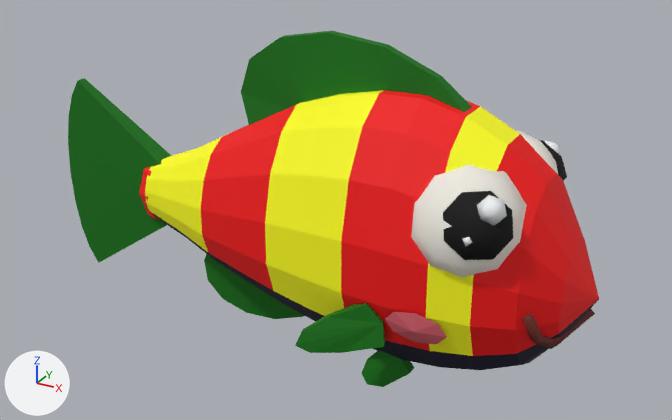
What one commit did to the glTF model public/models/fish-ca-he.glb.
Camera for both pictures: a camera (50 mm lens) standing at (0.658, -1.057, 0.56) and looking at (0.057, 0.036, 0.014). The axes (+X, +Y, +Z) are drawn at lower left. The lights are the same throughout. The first picture is the older version. Where no turn or scale is listed for an object, it has been applied to the vertices. Vertices at exactly the same position are counted once.

The older version as bpy lines, for what is in view:
```python
me_round_body_007 = bpy.data.meshes.new('round-body.007')
me_round_body_007.from_pydata(...)  # 468 vertices, 864 faces; spans x -0.254..0.453, y -0.171..0.171, z -0.184..0.285
me_round_body_007.materials.append(mat_fish_body_ca_he)
me_round_body_007.materials.append(mat_fish_belly_ca_he)
me_round_body_007.materials.append(mat_fish_mark_ca_he)
me_round_body_007.materials.append(mat_fish_fin_ca_he)
me_round_body_007.materials.append(mat_cf4f1ea)
me_round_body_007.materials.append(mat_c161212)
me_round_body_007.materials.append(mat_cf6f8fa)
me_round_body_007.materials.append(mat_ce3828e)
me_round_body_007.materials.append(mat_c8c4c44)
me_round_tail_007 = bpy.data.meshes.new('round-tail.007')
me_round_tail_007.from_pydata(...)  # 50 vertices, 92 faces; spans x -0.18..0.04, y -0.037..0.037, z -0.16..0.16
# faces by material slot: [44, 48]
me_round_tail_007.materials.append(mat_fish_fin_ca_he)
me_round_tail_007.materials.append(mat_fish_body_ca_he)
ob_body = bpy.data.objects.new('body', me_round_body_007)
ob_body.location = (0.0, 0.0, 0.0)
ob_tail = bpy.data.objects.new('tail', me_round_tail_007)
ob_tail.location = (-0.24, 0.0, 0.0)
```
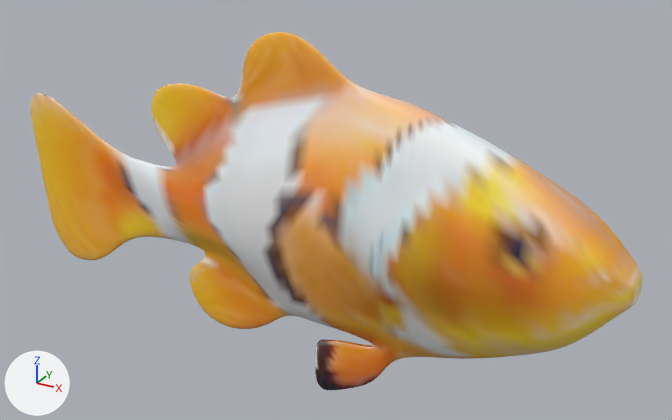
Where the change shows, as pixel boxes [x1, y1, x2, y2] in the pictures (672 x 420 px):
'body', reshaped, recoloured (35% wider): before [145, 31, 599, 387]; after [30, 32, 642, 390]
'tail', deleted (green): before [68, 78, 171, 263]
    faces in mat_fish_fin_ca_he: [68, 78, 171, 263]
    faces in mat_fish_body_ca_he: [139, 167, 159, 220]
part 1 of me_round_body_007, rebuilt (35% wider, 28% taller): before [145, 90, 599, 370]; after [30, 32, 642, 390]
part 2 of me_round_body_007, deleted: before [204, 31, 595, 387]

Diff of the bpy script that builds the scene:
```diff
--- a/public/models/fish-ca-he.glb.py
+++ b/public/models/fish-ca-he.glb.py
@@ mat_defaultmaterial @@
+mat_defaultmaterial = bpy.data.materials.new('DefaultMaterial')
+mat_defaultmaterial.use_nodes = True; mat_defaultmaterial.node_tree.nodes.clear()
+_N = mat_defaultmaterial.node_tree.nodes; _L = mat_defaultmaterial.node_tree.links
+n0 = _N.new('ShaderNodeOutputMaterial'); n0.name = 'Material Output'
+n1 = _N.new('ShaderNodeBsdfPrincipled'); n1.name = 'Principled BSDF'
+n2 = _N.new('ShaderNodeVertexColor'); n2.name = 'Color Attribute'
+_L.new(n1.outputs[0], n0.inputs[0])  # 'BSDF' to 'Surface'
+_L.new(n2.outputs[0], n1.inputs[0])  # 'Color' to 'Base Color'
@@ me_round_body_007 @@
 # used by ob_body; location = (0.0, 0.0, 0.0)
-me_round_body_007.from_pydata(...)  # 468 vertices, 864 faces; spans x -0.254..0.453, y -0.171..0.171, z -0.184..0.285
-me_round_body_007.materials.append(mat_fish_body_ca_he)
-me_round_body_007.materials.append(mat_fish_belly_ca_he)
-me_round_body_007.materials.append(mat_fish_mark_ca_he)
-me_round_body_007.materials.append(mat_fish_fin_ca_he)
-me_round_body_007.materials.append(mat_cf4f1ea)
-me_round_body_007.materials.append(mat_c161212)
-me_round_body_007.materials.append(mat_cf6f8fa)
-me_round_body_007.materials.append(mat_ce3828e)
-me_round_body_007.materials.append(mat_c8c4c44)
+me_round_body_007.from_pydata(...)  # 5569 vertices, 11134 faces; spans x -0.5..0.5, y -0.073..0.073, z -0.276..0.276
+# me_round_body_007 part 1: the loose piece of 194 vertices spanning x -0.254..0.453, y -0.128..0.128, z -0.157..0.222 is rebuilt with 5569 vertices and now spans x -0.5..0.5, y -0.073..0.073, z -0.276..0.276, in mat_defaultmaterial
+# me_round_body_007 part 2: 17 loose pieces with 274 vertices, spanning x -0.156..0.447, y -0.171..0.171, z -0.184..0.285, are deleted
+me_round_body_007.materials.append(mat_defaultmaterial)
@@ ob_tail @@
-ob_tail = bpy.data.objects.new('tail', me_round_tail_007)
-ob_tail.location = (-0.24, 0.0, 0.0)
```
